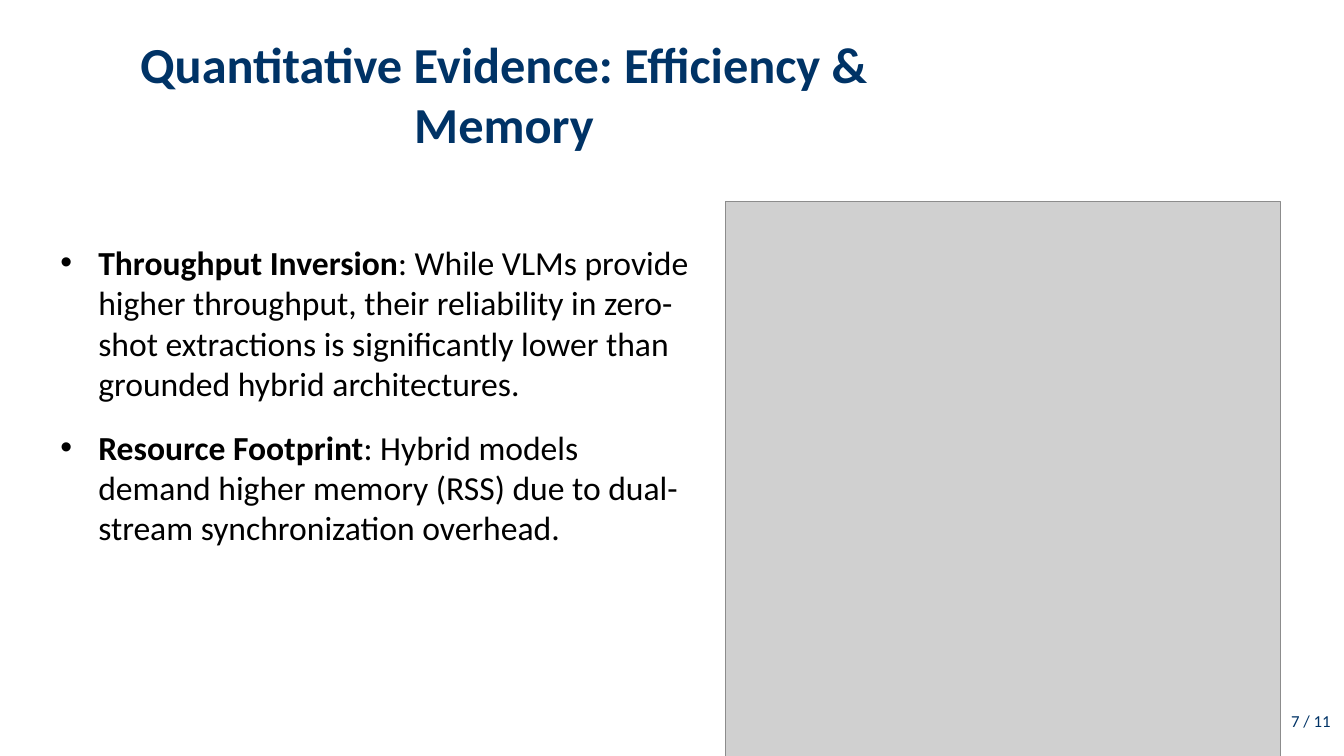
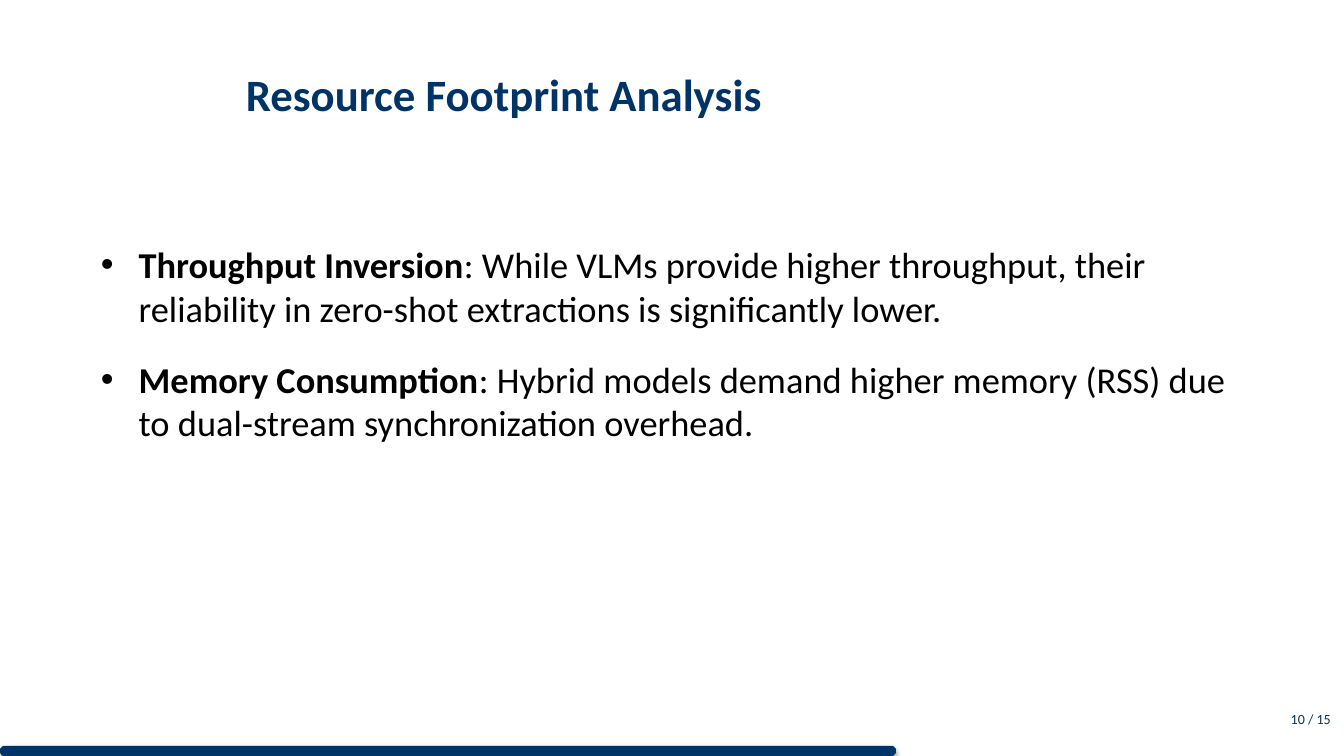
Before and after one commit to DESMOND135/DOCVQA-RAG-PERCEPTION-BENCHMARK, a slide deck: slide 11 of presentation/presentation.pptx (slide 8 before the commit). Drawn at 1344x756 pixels with LibreOffice and Linux fonts; fonts in the diff are those of the drawing; grey boxes stand for pictures. Boxes give left, top, right and bottom in pixels: in the first picture for what was removed or moved away, otherwise in the second. Text is boxed around its words. In the diff, an @@ line names an element or a change of style, - is before the commit and + after.

Commit message:
Defense Presentation Masterclass: Separated diagrams for visual impact, centralized all slide titles, and implemented a premium Navy Blue branding system with progress tracking.

```diff
--- a/presentation/presentation.pptx
+++ b/presentation/presentation.pptx
@@ title at (246, 79, 761, 118): text changed; size 36 to 32 pt @@
-Quantitative Evidence: Efficiency & Memory
+Resource Footprint Analysis
@@ picture removed at (726, 202, 1280, 756) @@
@@ text at (139, 252, 1225, 442): text changed; size 24 to 26 pt @@
-• Throughput Inversion: While VLMs provide higher throughput, their reliability in zero-shot extractions is significantly lower than grounded hybrid architectures.
-• Resource Footprint: Hybrid models demand higher memory (RSS) due to dual-stream synchronization overhead.
+• Throughput Inversion: While VLMs provide higher throughput, their reliability in zero-shot extractions is significantly lower.
+• Memory Consumption: Hybrid models demand higher memory (RSS) due to dual-stream synchronization overhead.
@@ text at (1291, 715, 1331, 724): text changed; size 12 to 10 pt @@
-7 / 11
+10 / 15
@@ octagon added at (0, 746, 896, 756), fill #003366 @@
```
Also in this commit, not shown: 11 other slides changed, 4 slides added, 2 other files.
